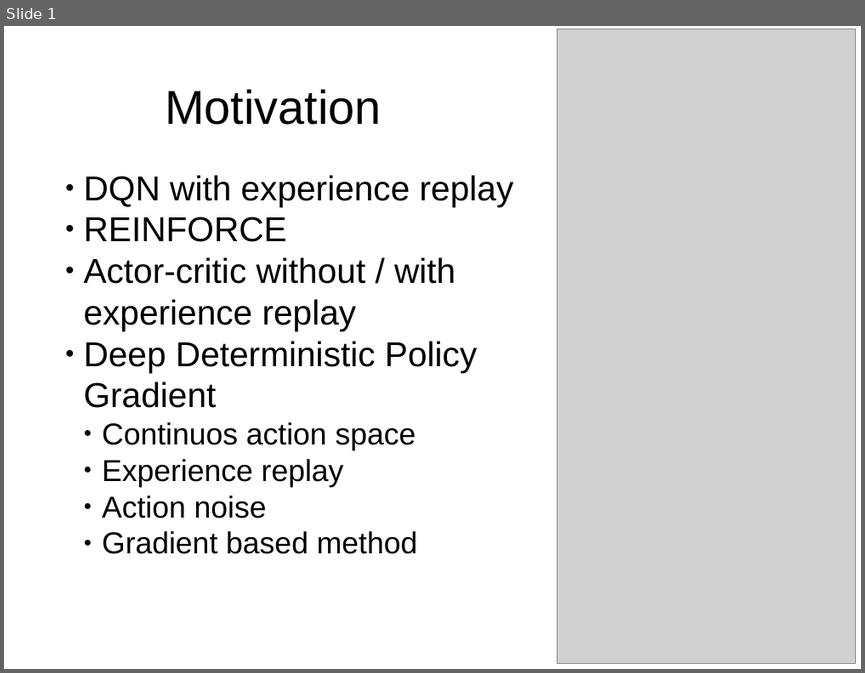
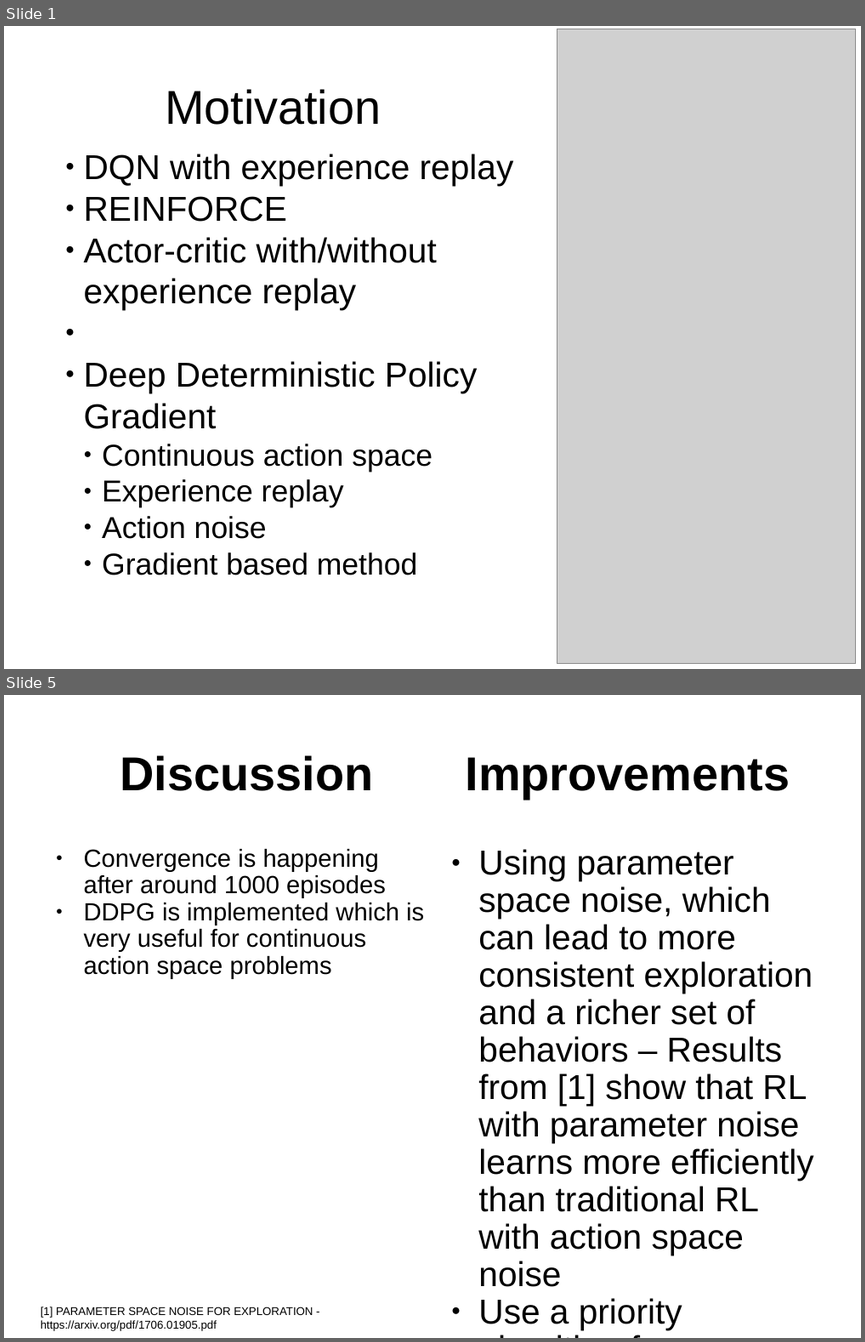
Before and after one commit to mhusseinsh/Reinforcement-Learning, a slide deck: project/Presentation/SlidesResults.pptx. Shown one above the other, each under a label of ours: slide 1 before the commit, slides 1 and 5 after it; the slides between them are not shown. The pictures are 865x673 and 865x1342 pixels, drawn with LibreOffice and Linux fonts; fonts in the diff are those of the drawing; grey boxes stand for pictures. Boxes give left, top, right and bottom in pixels: in the first picture for what was removed or moved away, otherwise in the second. Text is boxed around its words. In the diff, an @@ line names an element or a change of style, - is before the commit and + after.

```diff
--- a/project/Presentation/SlidesResults.pptx
+++ b/project/Presentation/SlidesResults.pptx
@@ slide 5 added at <box>4,695,861,1338</box>, background #FFFFFF @@
@@ text added at <box>120,755,374,791</box>, 44 pt, text #000000, bold @@
+Discussion
@@ text added at <box>466,757,790,799</box>, 44 pt, text #000000, bold @@
+Improvements
@@ text added at <box>84,849,424,979</box>, 23 pt, text #000000 @@
+● Convergence is happening after around 1000 episodes
+● DDPG is implemented which is very useful for continuous action space problems
@@ text added at <box>478,849,814,1329</box>, 32 pt, text #000000 @@
+● Using parameter space noise, which can lead to more consistent exploration and a richer set of behaviors – Results from [1] show that RL with parameter noise learns more efficiently than traditional RL with action space noise
+● Use a priority algorithm for sampling from the replay buffer instead of uniformly sampling
+● Different hyperparameters settings
@@ text added at <box>41,1306,313,1331</box>, 10.5 pt, text #000000 @@
+[1] PARAMETER SPACE NOISE FOR EXPLORATION - https://arxiv.org/pdf/1706.01905.pdf
@@ slide 1 changed as well @@
@@ text at <box>84,237,437,310</box>: text changed @@
-  ● Actor-critic without / with experience replay
+  ● Actor-critic with/without experience replay
@@ text at <box>102,443,432,471</box>: text changed @@
-    ● Continuos action space
+    ● Continuous action space
```
Also in this commit, not shown: 3 other slides added, 3 slides removed.
